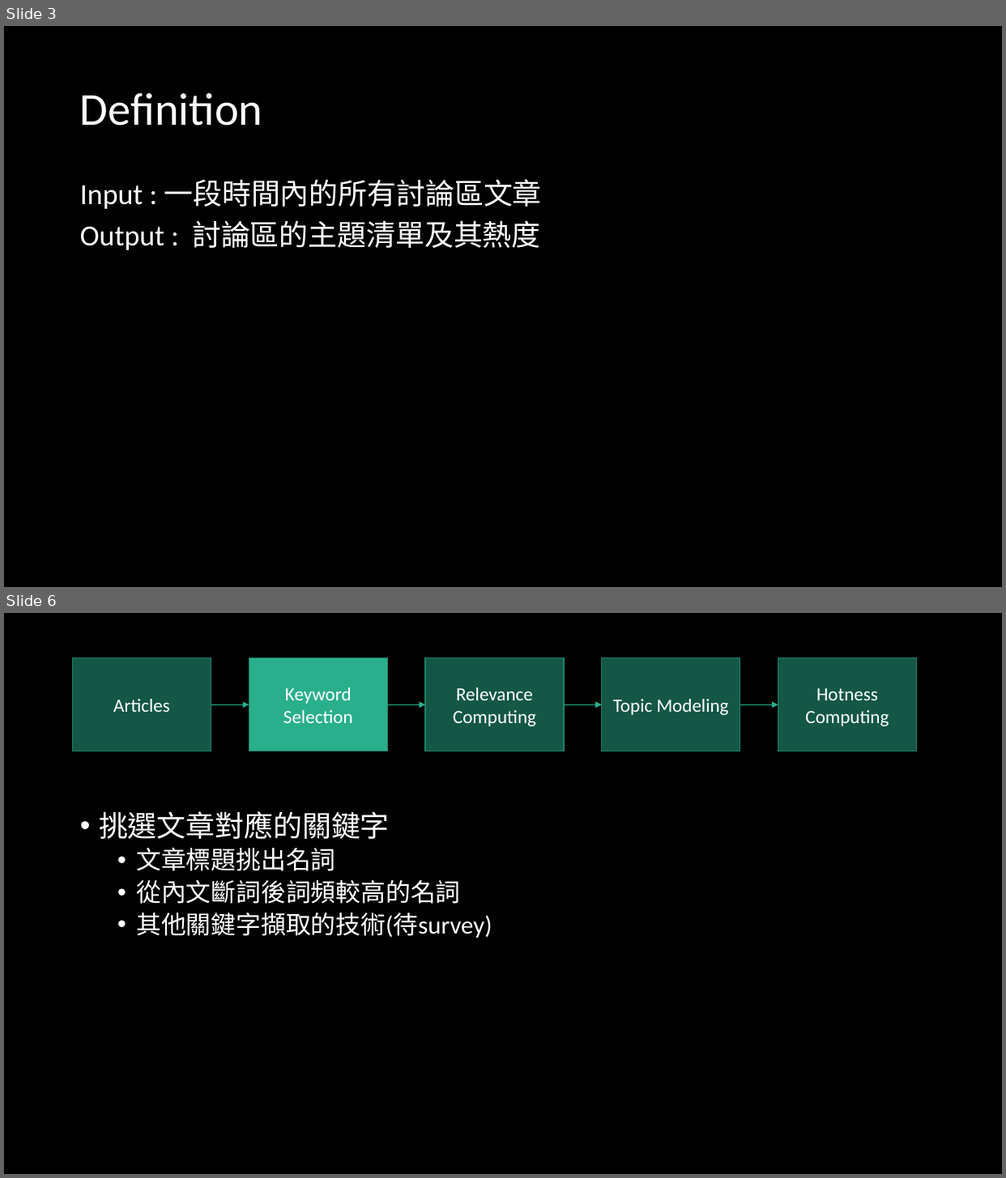
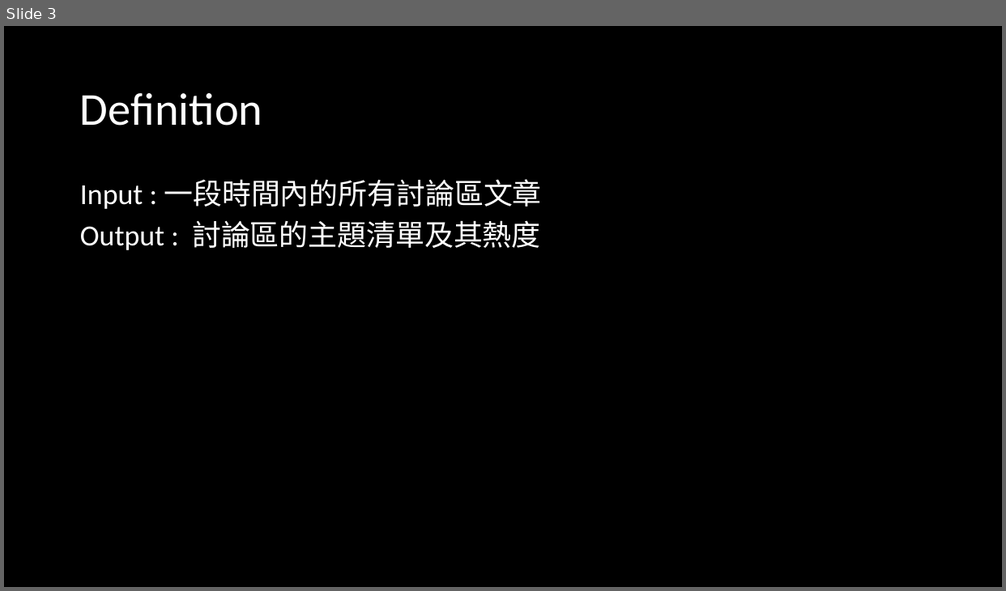
Before and after one commit to ZhongTing/HotTopicDetection, a slide deck: Hot-Topic-Detection.pptx. Shown one above the other, each under a label of ours: slides 3 and 6 before the commit, slide 3 after it; the slides between them are not shown. The pictures are 1006x1178 and 1006x591 pixels, drawn with LibreOffice and Linux fonts; fonts in the diff are those of the drawing. Boxes give left, top, right and bottom in pixels: in the first picture for what was removed or moved away, otherwise in the second. Text is boxed around its words. In the diff, an @@ line names an element or a change of style, - is before the commit and + after.

```diff
--- a/Hot-Topic-Detection.pptx
+++ b/Hot-Topic-Detection.pptx
@@ slide 6 removed at (4, 613, 1002, 1174), background #000000 @@
@@ rectangle removed at (73, 658, 211, 752) @@
-Articles
@@ rectangle removed at (249, 658, 387, 752) @@
-Keyword
-Selection
@@ rectangle removed at (425, 658, 564, 752) @@
-Relevance
-Computing
@@ rectangle removed at (602, 658, 740, 752) @@
-Topic Modeling
@@ rectangle removed at (778, 658, 917, 752) @@
-Hotness Computing
@@ arrow removed from (211, 705) to (249, 705) @@
@@ arrow removed from (387, 705) to (425, 705) @@
@@ arrow removed from (564, 705) to (602, 705) @@
@@ arrow removed from (740, 705) to (778, 705) @@
@@ text removed at (99, 811, 492, 938) @@
-• 挑選文章對應的關鍵字
-  • 文章標題挑出名詞
-  • 從內文斷詞後詞頻較高的名詞
-  • 其他關鍵字擷取的技術(待survey)
```
Also in this commit, not shown: 5 slides changed, 11 slides added, 11 other slides removed, 1 other file.
